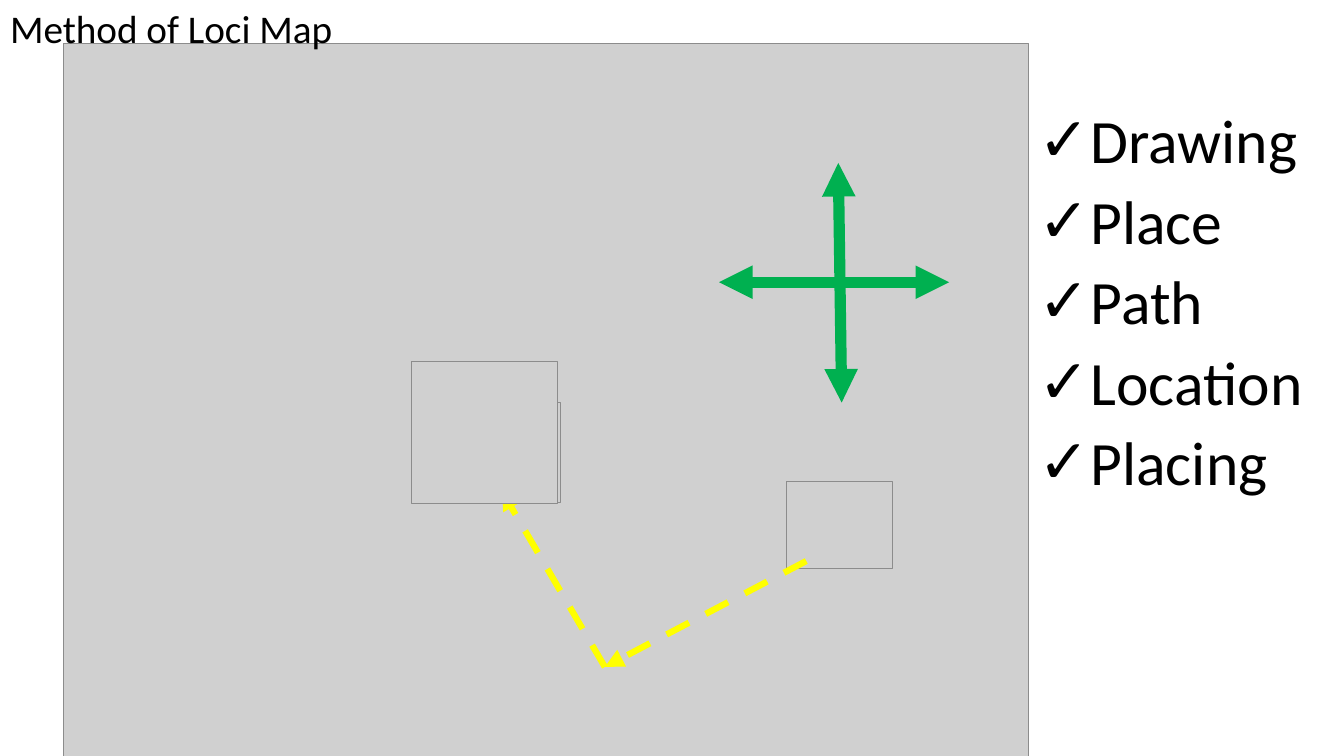
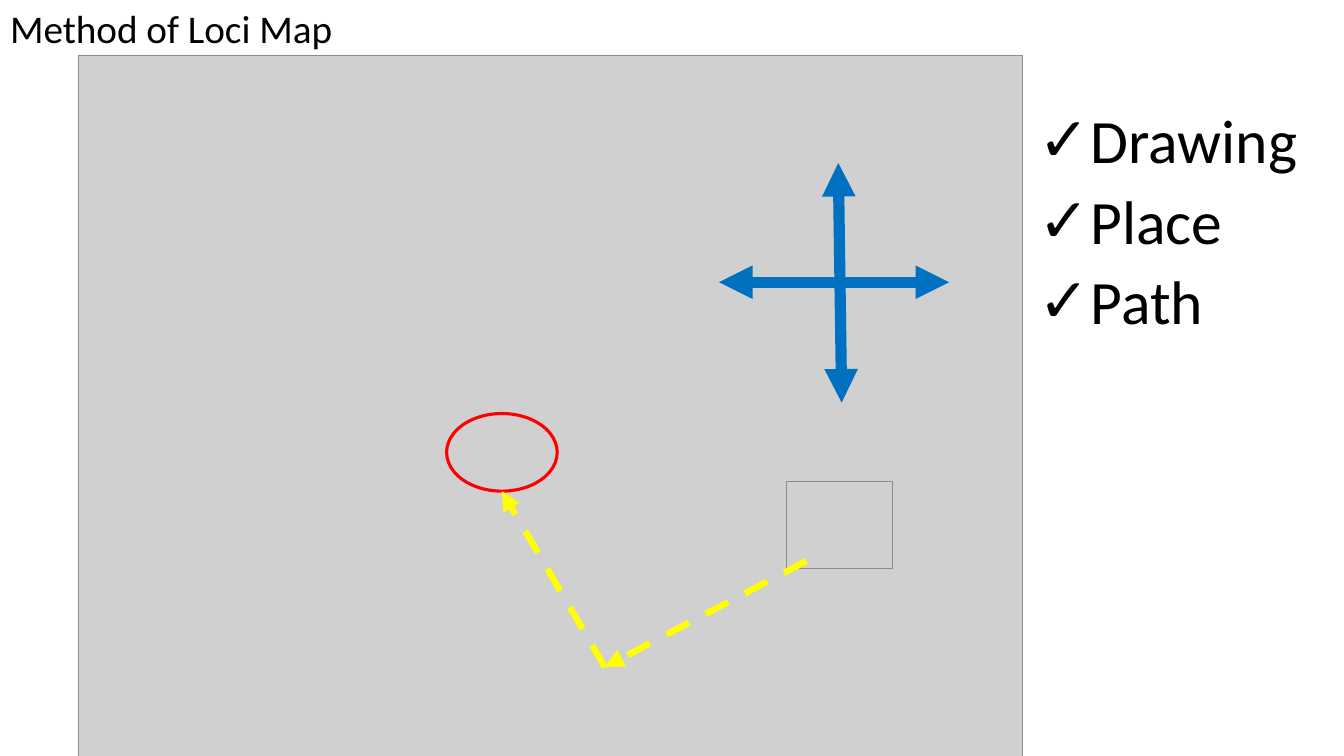
Before and after one commit to codeAligned/rw, a slide deck: slide 10 of dm1/minitalks/ron/knowing_ds/know_ds_rn.pptx (slide 12 before the commit). Drawn at 1344x756 pixels with LibreOffice and Linux fonts; fonts in the diff are those of the drawing; grey boxes stand for pictures. Boxes give left, top, right and bottom in pixels: in the first picture for what was removed or moved away, otherwise in the second. Text is boxed around its words. In the diff, an @@ line names an element or a change of style, - is before the commit and + after.

```diff
--- a/dm1/minitalks/ron/knowing_ds/know_ds_rn.pptx
+++ b/dm1/minitalks/ron/knowing_ds/know_ds_rn.pptx
@@ picture resized from (x1=64, y1=43, x2=1029, y2=756) to (x1=79, y1=55, x2=1022, y2=756) @@
@@ double arrow (842, 402) - (839, 163): stroke #00B050 8 pt to #0070C0 8 pt @@
@@ double arrow (950, 282) - (719, 282): stroke #00B050 8 pt to #0070C0 8 pt @@
@@ picture removed at (x1=412, y1=362, x2=558, y2=504) @@
@@ text at (x1=1091, y1=362, x2=1303, y2=496): paragraphs removed @@
-✓ Location
-✓ Placing
@@ picture removed at (x1=444, y1=402, x2=561, y2=502) @@
@@ ellipse added at (x1=447, y1=413, x2=558, y2=491), outline #FF0000 2.25 pt @@
```
Also in this commit, not shown: 4 other slides changed, 1 slide added, 3 other files.
